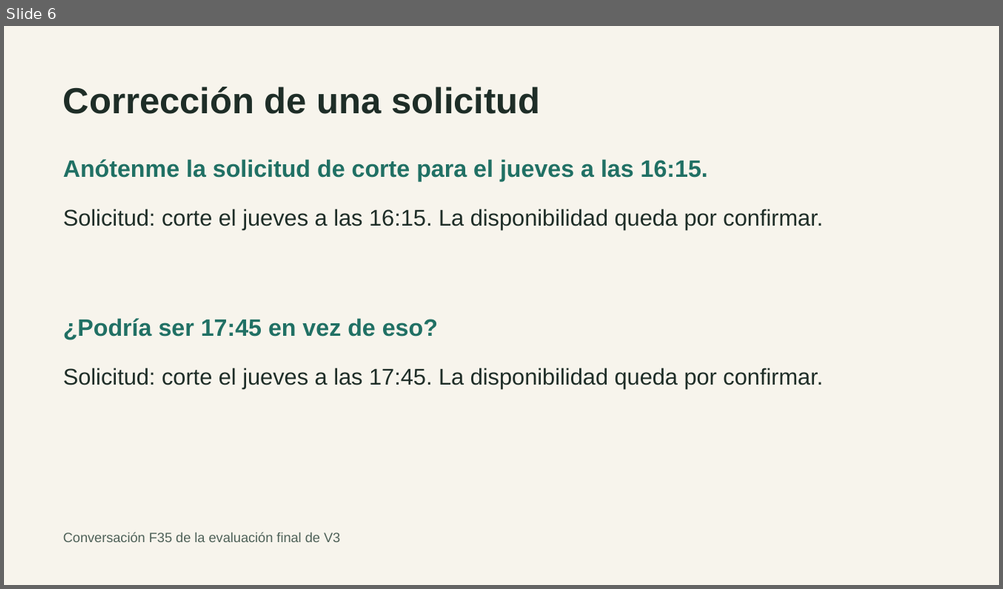
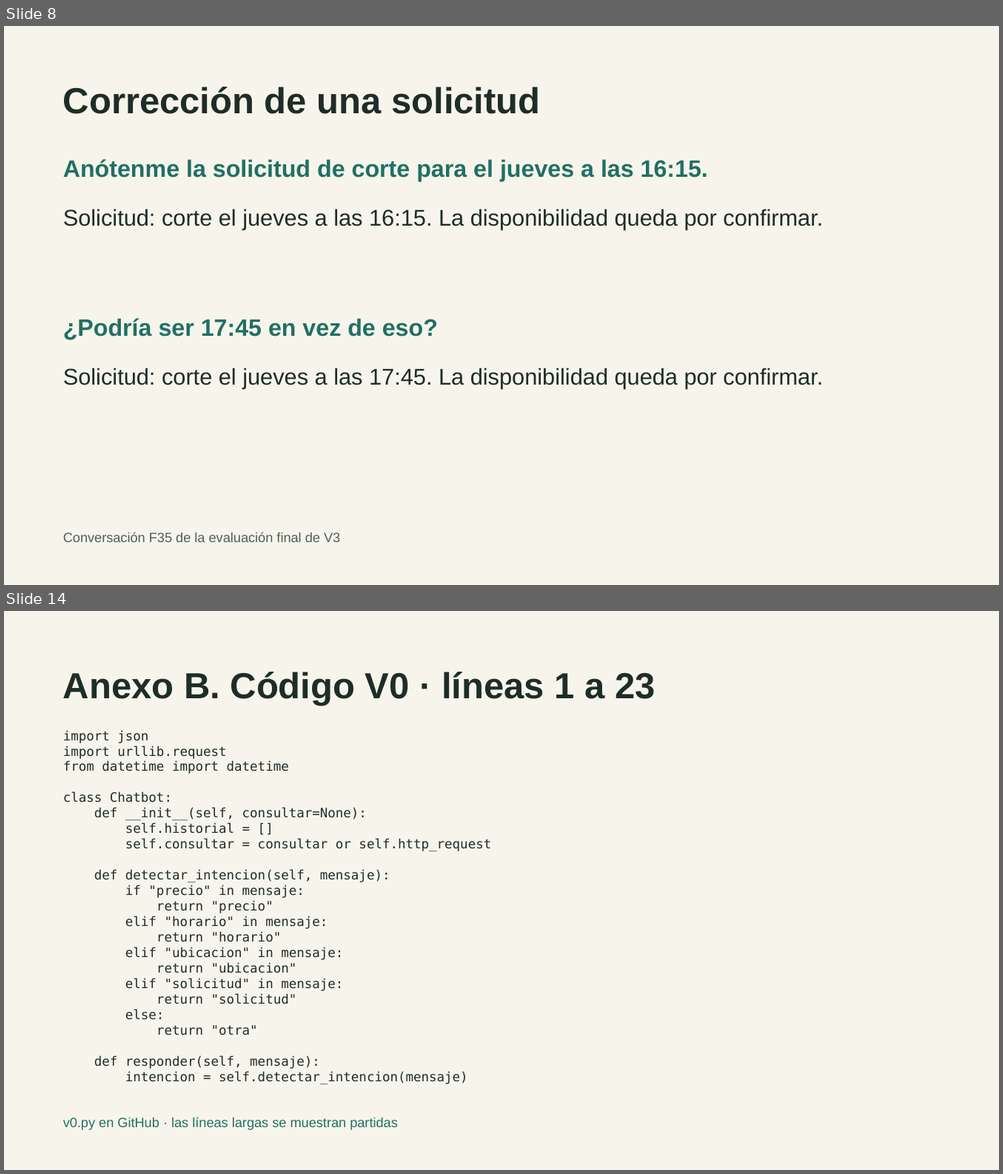
Before and after one commit to skratttt/langchi-peluqueria, a slide deck: presentacion/Defensa_LangChi.pptx. Shown one above the other, each under a label of ours: slide 6 before the commit, slides 8 and 14 after it; the slides between them are not shown. The pictures are 1003x589 and 1003x1174 pixels, drawn with LibreOffice and Linux fonts; fonts in the diff are those of the drawing. Boxes give left, top, right and bottom in pixels: in the first picture for what was removed or moved away, otherwise in the second. Text is boxed around its words. In the diff, an @@ line names an element or a change of style, - is before the commit and + after.

```diff
--- a/presentacion/Defensa_LangChi.pptx
+++ b/presentacion/Defensa_LangChi.pptx
@@ slide 14 added at <box>4,611,999,1170</box>, background #F7F4EC @@
@@ text added at <box>63,672,654,706</box>, 35 pt, text #1E2D27, bold @@
+Anexo B. Código V0 · líneas 1 a 23
@@ text added at <box>63,730,491,1085</box>, 12.5 pt, text #1E2D27 @@
+import json
+import urllib.request
+from datetime import datetime
+class Chatbot:
+def __init__(self, consultar=None):
+self.historial = []
+self.consultar = consultar or self.http_request
+def detectar_intencion(self, mensaje):
+if "precio" in mensaje:
+return "precio"
+elif "horario" in mensaje:
+return "horario"
+elif "ubicacion" in mensaje:
+return "ubicacion"
+elif "solicitud" in mensaje:
+return "solicitud"
+else:
+return "otra"
+def responder(self, mensaje):
+intencion = self.detectar_intencion(mensaje)
@@ text added at <box>63,1117,398,1130</box>, 13 pt, text #207064 @@
+v0.py en GitHub · las líneas largas se muestran partidas
@@ what was slide 6 is now slide 8 @@
```
Also in this commit, not shown: 1 slide changed, 12 other slides added, 1 slide removed, 1 other file.
